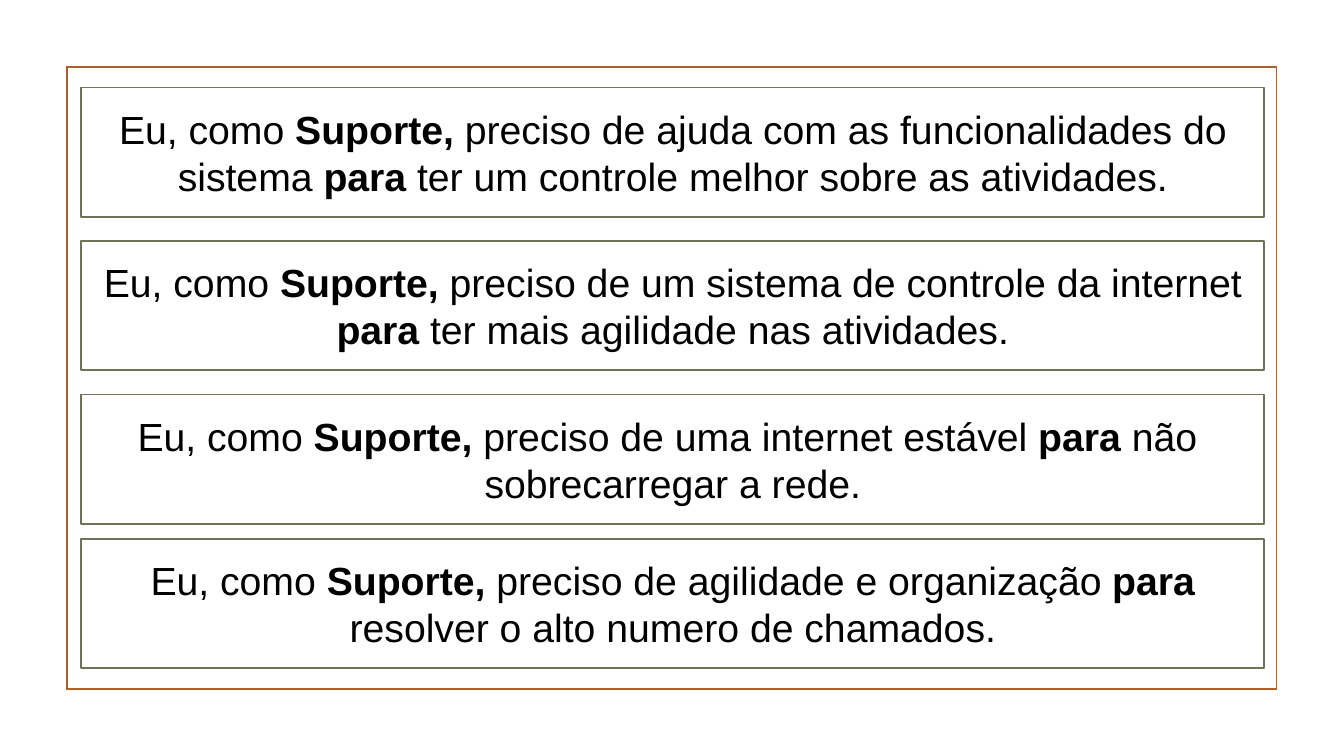
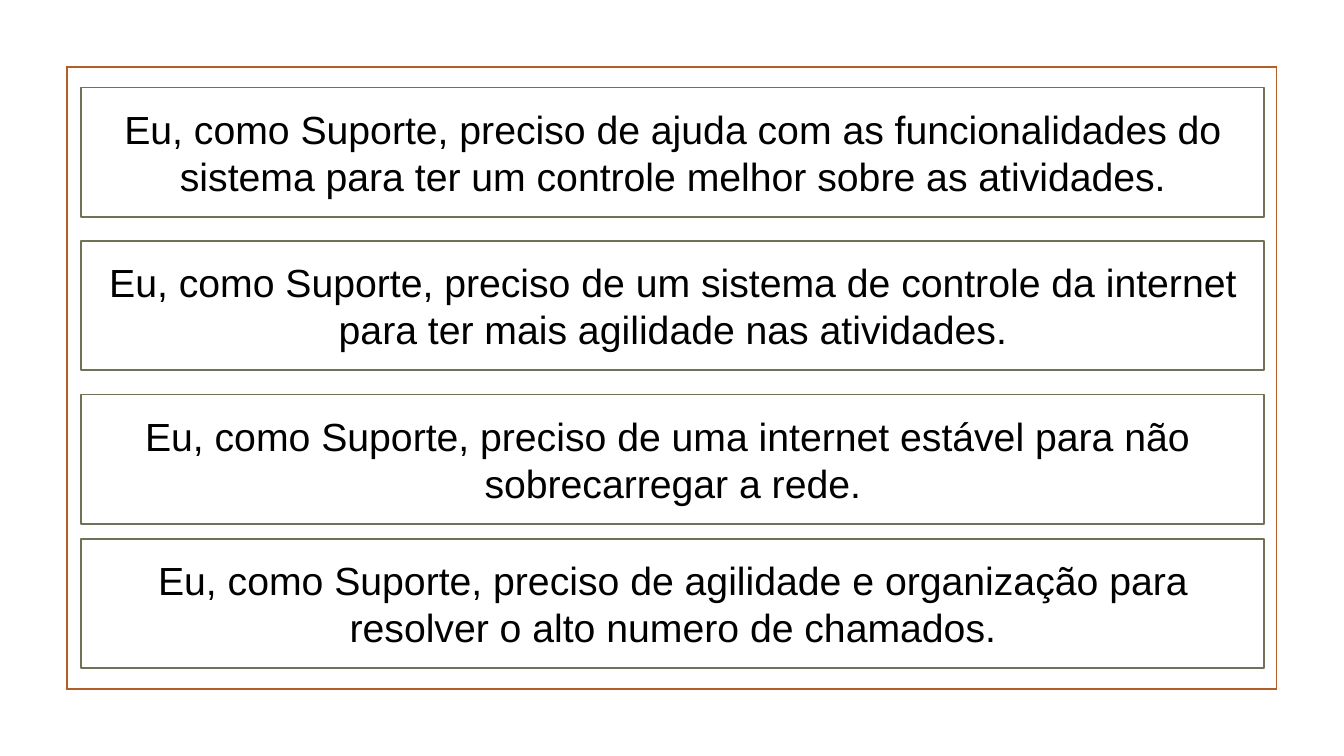
Before and after one commit to marthasilva/ShadowTech, a slide deck: slide 1 of Documentação/UserStories/UserStoriesSuporte.pptx. Drawn at 1344x756 pixels with LibreOffice and Linux fonts; fonts in the diff are those of the drawing; background and template pictures are left out. Boxes give left, top, right and bottom in pixels: in the first picture for what was removed or moved away, otherwise in the second. Text is boxed around its words. In the diff, an @@ line names an element or a change of style, - is before the commit and + after.

```diff
--- a/Documentação/UserStories/UserStoriesSuporte.pptx
+++ b/Documentação/UserStories/UserStoriesSuporte.pptx
@@ bold off in "Suporte, para" in 4 elements at box(81, 88, 1264, 217), box(81, 241, 1264, 370), box(81, 394, 1264, 523), box(81, 539, 1264, 668) @@
```
Also in this commit, not shown: 1 other slide changed, 6 other files.
